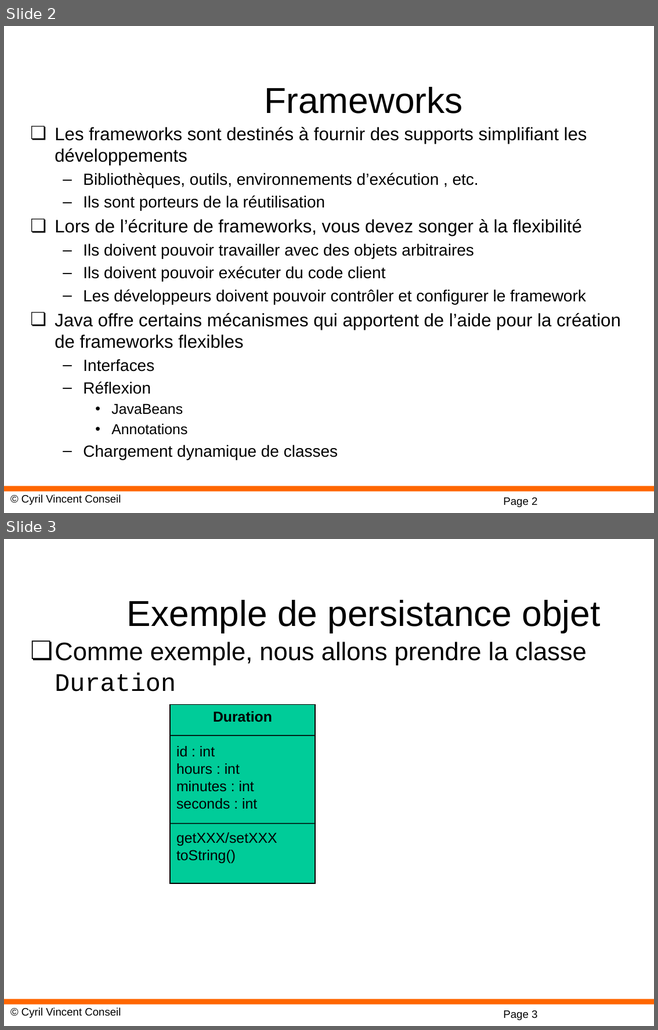
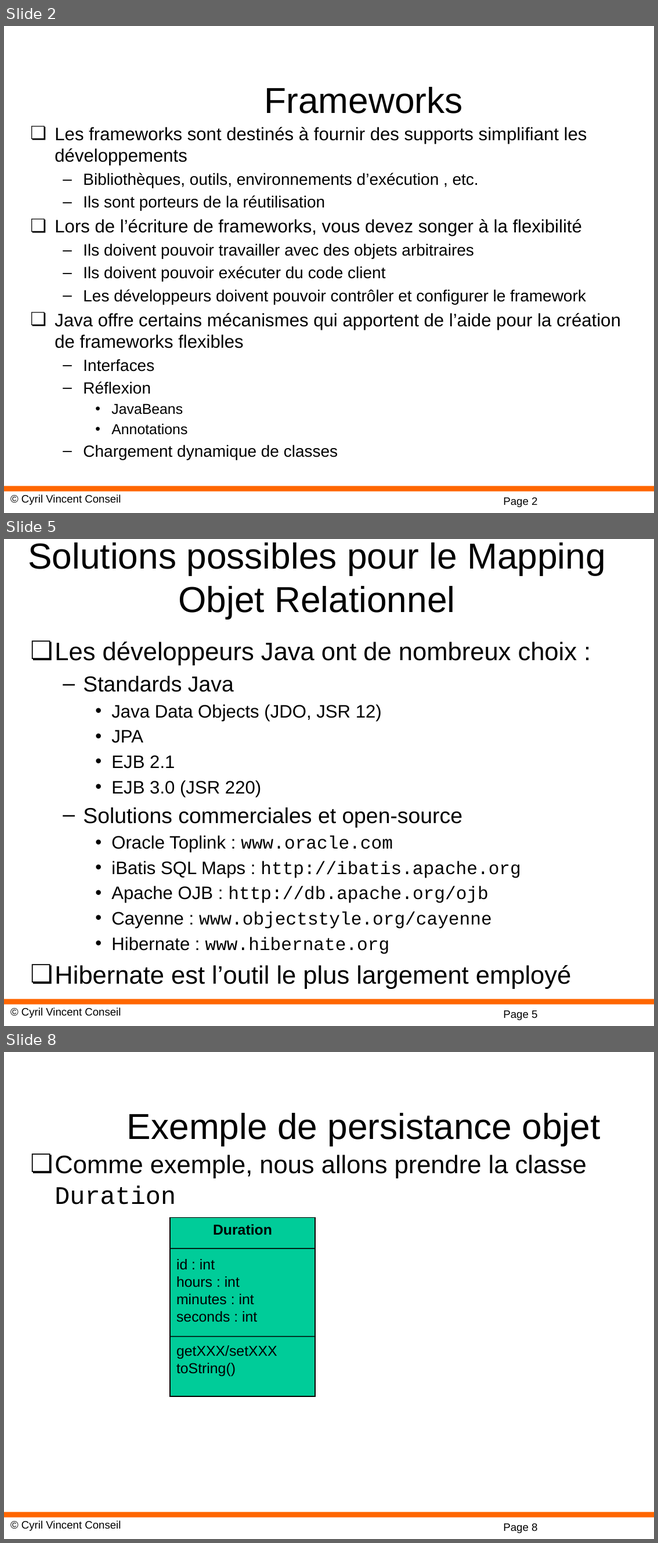
Before and after one commit to cyrilvincent/spring, a slide deck: ppt/Spring-06-SpringJPAH2.pptx. Shown one above the other, each under a label of ours: slides 2 and 3 before the commit, slides 2, 5 and 8 after it; the slides between them are not shown. The pictures are 658x1030 and 658x1543 pixels, drawn with LibreOffice and Linux fonts; fonts in the diff are those of the drawing; background and template pictures are left out. Boxes give left, top, right and bottom in pixels: in the first picture for what was removed or moved away, otherwise in the second. Text is boxed around its words. In the diff, an @@ line names an element or a change of style, - is before the commit and + after.

```diff
--- a/ppt/Spring-06-SpringJPAH2.pptx
+++ b/ppt/Spring-06-SpringJPAH2.pptx
@@ slide 5 added at [4,539,654,1026], background #FFFFFF; not listed: 3 template elements that a slide beside it also shows @@
@@ title added at [28,542,605,618], 40 pt, text #000000 @@
+Solutions possibles pour le Mapping Objet Relationnel
@@ text added at [54,642,577,989], 20 pt, text #000000 @@
+❏ Les développeurs Java ont de nombreux choix :
+  – Standards Java
+    • Java Data Objects (JDO, JSR 12)
+    • JPA
+    • EJB 2.1
+    • EJB 3.0 (JSR 220)
+  – Solutions commerciales et open-source
+    • Oracle Toplink : www.oracle.com
+    • iBatis SQL Maps : http://ibatis.apache.org
+    • Apache OJB : http://db.apache.org/ojb
+    • Cayenne : www.objectstyle.org/cayenne
+    • Hibernate : www.hibernate.org
+❏ Hibernate est l’outil le plus largement employé
@@ what was slide 3 is now slide 8 @@
@@ page number at [503,1524,537,1533]: text changed @@
-Page 3
+Page 8
```
Also in this commit, not shown: 4 other slides added, 10 other files.
